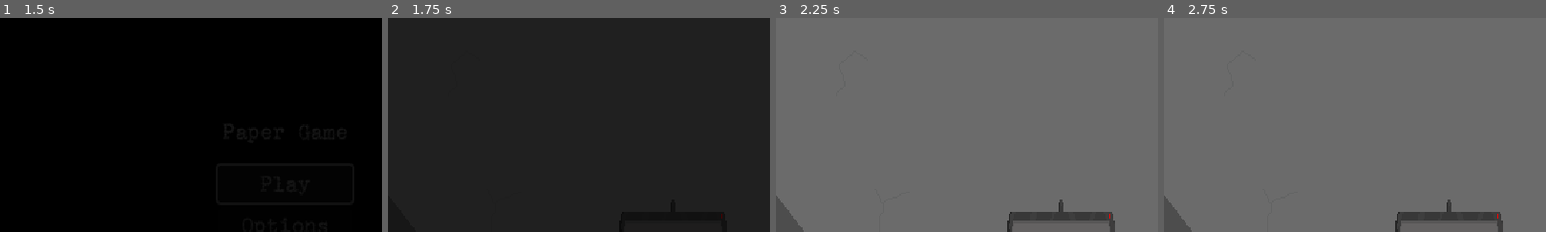
Above: before the commit, frames 1-4 (left to right).
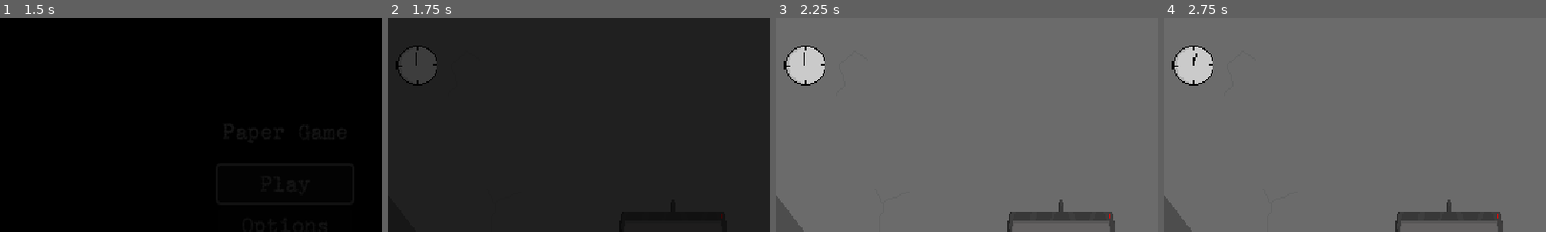
Above: after the commit, the same moments.

Repository: ReeceDev8/PaperGame
Game: Godot game, scene res://Scenes/MainMenu.tscn
The game is run twice, just before and just after one commit, with the same random seed, the same clock (stepped at 60 frames per second) and the same inputs.
Inputs (mouse positions are % of the whole screen's width and height, from its top left):
- Up to frame 1 (1.5 s): click "Play" at 0.5 s; click "Play" at 1.25 s
- Up to frame 2 (1.75 s): no input
- Up to frame 3 (2.25 s): click (83, 46) at 2 s
- Up to frame 4 (2.75 s): no input
The pictures show only the part of the screen within x 13-63%, y 0-50%; the shares and areas given below are measured in that part.

Frame 1 is identical in both runs. In frame 2, 1.4% of the frame differs, in the area x 2-13%, y 12-32%; in frame 3, 1.6%; in frame 4, 1.6%.

Commit message:
Added time system and clock

Diff:
--- /dev/null
+++ b/Scenes/ClockFace.tscn
@@ -0,0 +1,14 @@
+[gd_scene load_steps=2 format=3 uid="uid://drwa7ldntixyv"]
+
+[ext_resource type="Script" path="res://Scripts/clock_face.gd" id="1_764wq"]
+
+[node name="ClockFace" type="Node2D"]
+script = ExtResource("1_764wq")
+
+[node name="MinuteHand" type="Line2D" parent="."]
+points = PackedVector2Array(0, 0, 0, -100)
+default_color = Color(0, 0, 0, 1)
+
+[node name="HourHand" type="Line2D" parent="."]
+points = PackedVector2Array(0, 0, 0, -60)
+default_color = Color(0.0274091, 0.0274092, 0.0274092, 1)
--- a/Scenes/SceneTransitionAnimation.tscn
+++ b/Scenes/SceneTransitionAnimation.tscn
@@ -1,4 +1,7 @@
 [gd_scene load_steps=5 format=3 uid="uid://bb5s7vacslhld"]
+
+[sub_resource type="Animation" id="Animation_n3ihk"]
+length = 0.001
 
 [sub_resource type="Animation" id="Animation_r6c8u"]
 resource_name = "fade_in"
@@ -14,9 +17,6 @@
 "update": 0,
 "values": [Color(0, 0, 0, 0), Color(0, 0, 0, 1)]
 }
-
-[sub_resource type="Animation" id="Animation_n3ihk"]
-length = 0.001
 
 [sub_resource type="Animation" id="Animation_0x351"]
 resource_name = "fade_out"
--- a/Scenes/game.tscn
+++ b/Scenes/game.tscn
@@ -7,8 +7,10 @@
 [ext_resource type="Texture2D" uid="uid://6lpo0k80ab5q" path="res://Assets/Images/Calendar.png" id="5_fs2yf"]
 [ext_resource type="FontFile" uid="uid://cmiko26fgky03" path="res://Assets/Fonts/m5x7.ttf" id="6_r7n3r"]
 [ext_resource type="Texture2D" uid="uid://25vspr5n4xd0" path="res://Assets/Images/bloodtype_poster_Shadowed.png" id="7_01h2s"]
+[ext_resource type="Texture2D" uid="uid://c8f0rjt2jdhtn" path="res://Assets/Images/Analog_Clock.png" id="8_1kvvl"]
 [ext_resource type="Script" path="res://Scripts/VisitorManager.gd" id="8_3007b"]
 [ext_resource type="Texture2D" uid="uid://c7x7x4h65lo2t" path="res://Assets/Images/StickStand.png" id="9_lkt6i"]
+[ext_resource type="PackedScene" uid="uid://drwa7ldntixyv" path="res://Scenes/ClockFace.tscn" id="9_w4v8m"]
 [ext_resource type="Texture2D" uid="uid://cxkcslj15nl03" path="res://Assets/Images/StickWalk1.png" id="10_r8348"]
 [ext_resource type="Texture2D" uid="uid://8lf8b7hwunqp" path="res://Assets/Images/StickWalk2.png" id="11_u3moa"]
 [ext_resource type="Texture2D" uid="uid://i07nquy1va3f" path="res://Assets/Images/Scanner1.png" id="12_p04h6"]
@@ -27,6 +29,8 @@
 [ext_resource type="AudioStream" uid="uid://b1vbpfpjo7khc" path="res://Assets/Audio/Printer.wav" id="25_3a2k3"]
 [ext_resource type="PackedScene" uid="uid://bb5s7vacslhld" path="res://Scenes/SceneTransitionAnimation.tscn" id="26_oy7fj"]
 [ext_resource type="PackedScene" uid="uid://b4eg1dsty2jd6" path="res://Scenes/InGameMenu.tscn" id="27_tbpf5"]
+[ext_resource type="Script" path="res://Scripts/time_system.gd" id="28_l4a12"]
+[ext_resource type="Resource" uid="uid://bo6mqiil03ovo" path="res://Scenes/game_time.tres" id="29_dp6np"]
 
 [sub_resource type="SpriteFrames" id="SpriteFrames_8g412"]
 animations = [{
@@ -163,6 +167,14 @@
 offset_right = 553.0
 offset_bottom = 94.0
 texture = ExtResource("7_01h2s")
+
+[node name="Sprite2D" type="Sprite2D" parent="Environment"]
+z_index = 2
+position = Vector2(94, 35)
+texture = ExtResource("8_1kvvl")
+
+[node name="ClockFace" parent="Environment/Sprite2D" instance=ExtResource("9_w4v8m")]
+scale = Vector2(0.1, 0.1)
 
 [node name="VisitorSystem" type="Node2D" parent="."]
 script = ExtResource("8_3007b")
@@ -306,6 +318,11 @@
 maindoc_print_sound = ExtResource("24_fa22d")
 report_print_sound = ExtResource("25_3a2k3")
 
+[node name="TimeSystem" type="Node" parent="."]
+script = ExtResource("28_l4a12")
+date_time = ExtResource("29_dp6np")
+ticks_per_second = 288
+
 [node name="SceneTransitionAnimation" parent="." instance=ExtResource("26_oy7fj")]
 z_index = 100
 layout_mode = 1
--- /dev/null
+++ b/Scenes/game_time.tres
@@ -0,0 +1,10 @@
+[gd_resource type="Resource" script_class="DateTime" load_steps=2 format=3 uid="uid://bo6mqiil03ovo"]
+
+[ext_resource type="Script" path="res://Scripts/date_time.gd" id="1_72dxd"]
+
+[resource]
+script = ExtResource("1_72dxd")
+seconds = 0
+minutes = 0
+hours = 0
+days = 0
--- a/Scripts/MainScreen.gd
+++ b/Scripts/MainScreen.gd
@@ -25,6 +25,7 @@
 
 func _ready():
 
+	TimeManager.pause_time()
 	SceneTransitionAnimation.play("fade_out")
 	await get_tree().create_timer(0.5).timeout
 	reset_state()
@@ -38,6 +39,9 @@
 		visitor_manager.exit_complete.connect(_on_turn_reset)
 
 func _on_beautiful_bell_pressed():
+	if is_first_visitor:
+		TimeManager.resume_time()
+
 	sound_manager.play_sfx(sound_manager.bell_sound)
 	animation_manager.animate_bell(bell)
 
@@ -161,9 +165,11 @@
 func _on_turn_reset():
 	if is_instance_valid(current_document_instance):
 		current_document_instance.queue_free()
+
 	current_decision = "none"
 	RulesEngine.maindoc_ID = ""
 	RulesEngine.persdoc_ID = ""
+
 	dialogue_manager.clear()
 	reset_state()
 
@@ -171,6 +177,7 @@
 	var random_ID: String = ""
 	var numbers: String = "0123456789"
 	var letters: String = "ABCDEFGHIJKLMNOPQRSTUVWXYZ"
+
 	for i in range(length):
 		if (i % 2 == 0):
 			var random_letter = randi() % letters.length()
--- /dev/null
+++ b/Scripts/TimeManager.gd
@@ -0,0 +1,22 @@
+extends Node
+
+@export var date_time: DateTime = preload("res://Scenes/game_time.tres")
+
+var is_time_paused = false
+
+func pause_time() -> void:
+	is_time_paused = true
+
+func resume_time() -> void:
+	is_time_paused = false
+
+func toggle_pause() -> void:
+	is_time_paused = not is_time_paused
+
+func reset_time() -> void:
+	if date_time:
+		date_time.seconds = 0
+		date_time.minutes = 0
+		date_time.hours = 0
+		date_time.days = 0
+		date_time.delta_time = 0.0
--- /dev/null
+++ b/Scripts/clock_face.gd
@@ -0,0 +1,35 @@
+extends Node2D
+
+enum {HOUR, MINUTE}
+const HOUR_HAND_LENGTH = 60
+const MINUTE_HAND_LENGTH = 100
+
+@onready var minute_hand: Line2D = $MinuteHand
+@onready var hour_hand: Line2D = $HourHand
+
+
+func _process(delta: float) -> void:
+	if TimeManager.date_time:
+		minute_hand.set_point_position(1, calculate_hand_tip_location(MINUTE))
+		hour_hand.set_point_position(1, calculate_hand_tip_location(HOUR))
+
+# Calculate the coordinates of the tip of the clock hand
+func calculate_hand_tip_location(hand) -> Vector2:
+	var length
+	var angle
+
+	var current_hour = TimeManager.date_time.hours
+	var current_minute = TimeManager.date_time.minutes
+
+	match hand:
+		MINUTE:
+			length = MINUTE_HAND_LENGTH
+			angle = deg_to_rad(current_minute * 6.0)
+		HOUR:
+			length = HOUR_HAND_LENGTH
+			angle = deg_to_rad(current_hour * 30.0 + current_minute * 0.5)
+
+	var x = length * sin(angle)
+	var y = -length * cos(angle)
+
+	return Vector2(x, y)
--- /dev/null
+++ b/Scripts/date_time.gd
@@ -0,0 +1,28 @@
+class_name DateTime extends Resource
+
+@export_range(0, 59) var seconds: int = 0
+@export_range(0, 59) var minutes: int = 0
+@export_range(0, 59) var hours: int = 0
+@export var days: int = 0
+
+var delta_time: float = 0
+
+func increase_by_sec(delta_seconds: float) -> void:
+	delta_time += delta_seconds
+
+	if delta_time < 1:
+		return
+
+	var delta_int_seconds: int = delta_time
+	delta_time -= delta_int_seconds
+
+	seconds += delta_int_seconds
+	minutes += seconds / 60
+	hours += minutes / 60
+	days += hours / 24
+
+	seconds = seconds % 60
+	minutes = minutes % 60
+	hours = hours % 24
+
+	print_debug(str(days) + ":" + str(hours) + ":" + str(minutes) + ":" + str(seconds))
--- /dev/null
+++ b/Scripts/time_system.gd
@@ -0,0 +1,10 @@
+class_name TimeSystem extends Node
+
+@export var date_time: DateTime
+@export var ticks_per_second: int = 6
+
+func _process(delta: float) -> void:
+	if TimeManager.is_time_paused:
+		return
+
+	date_time.increase_by_sec(delta * ticks_per_second)
--- a/project.godot
+++ b/project.godot
@@ -23,6 +23,7 @@
 
 FileReader="*res://Scripts/FileReader.gd"
 RulesEngine="*res://Scripts/RulesEngine.gd"
+TimeManager="*res://Scripts/TimeManager.gd"
 
 [display]
 
Binary file added: Assets/Images/Analog_Clock.png
Not shown, added: Assets/Images/Analog_Clock.png.import
Not shown: 1 places in Scenes/game.tscn that only renumber resources
